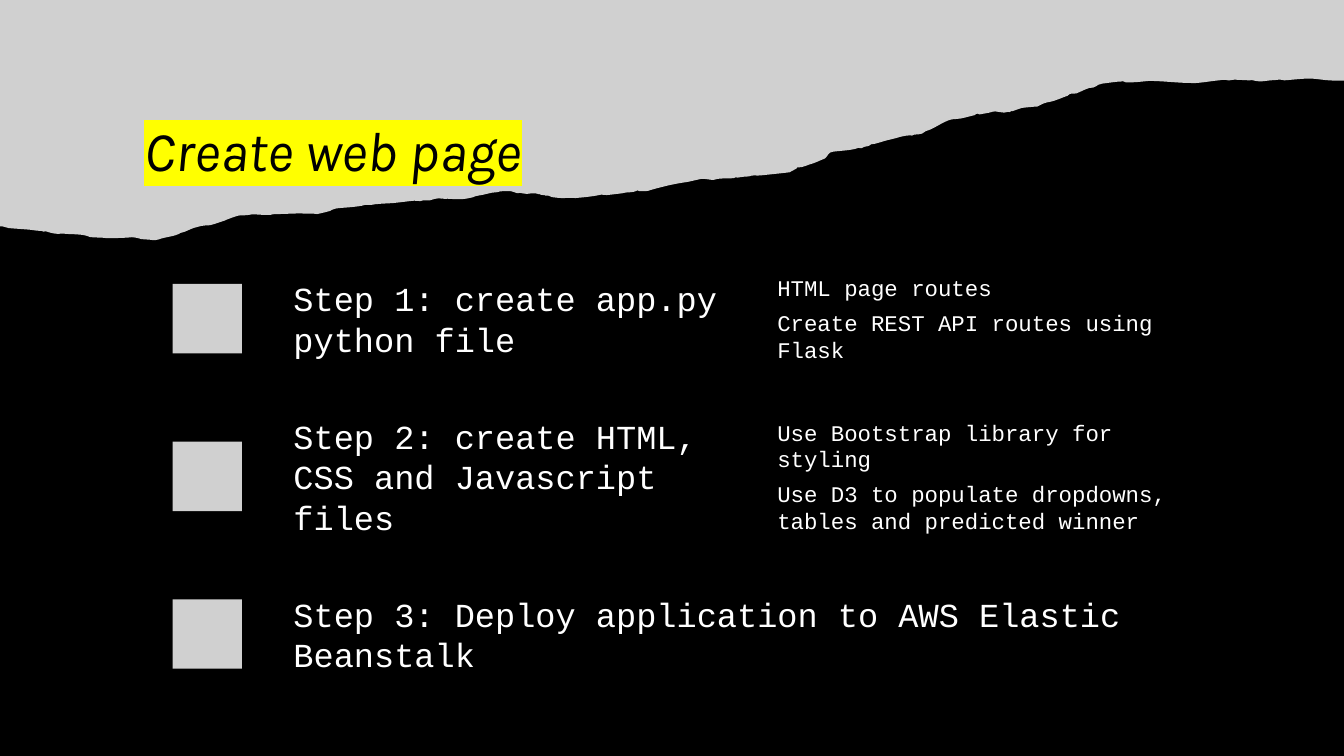
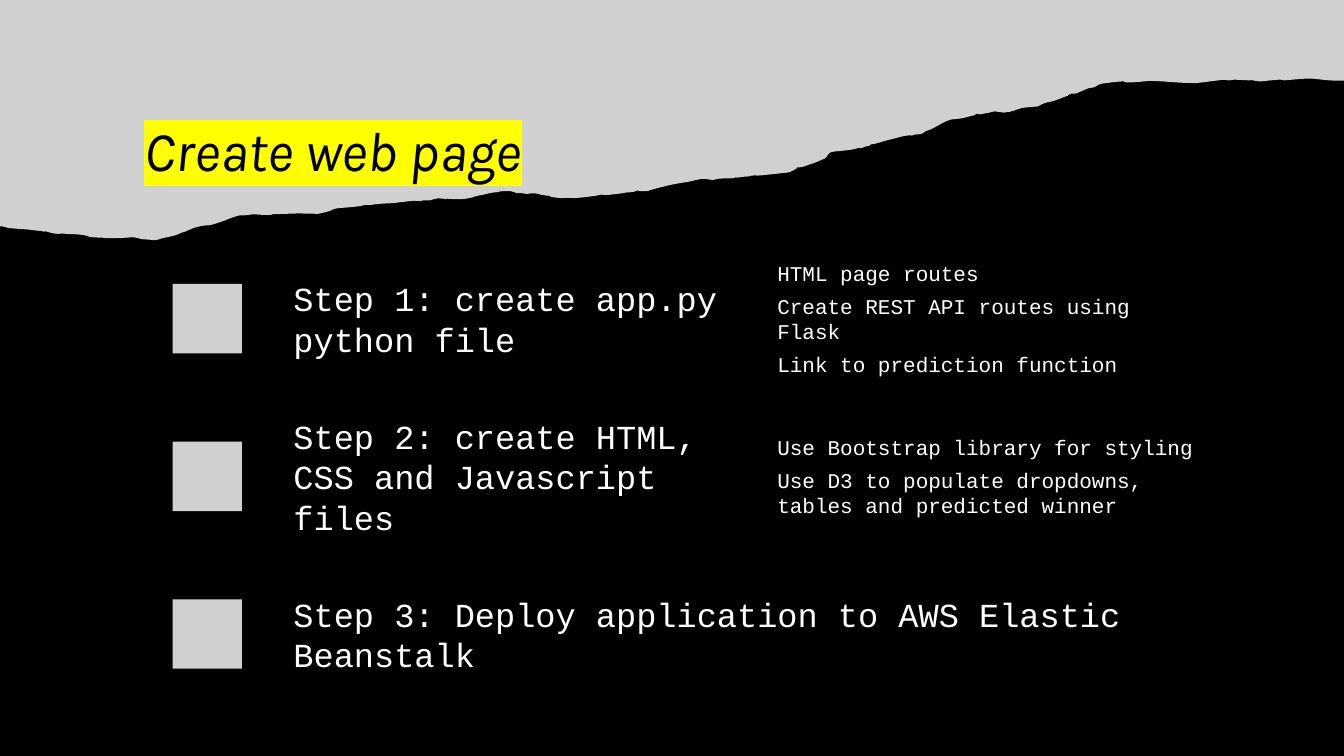
Before and after one commit to briginmis/ufc-sports-analytics, a slide deck: slide 9 of Project_3_Demo_Day.pptx. Drawn at 1344x756 pixels with LibreOffice and Linux fonts; fonts in the diff are those of the drawing; grey boxes stand for pictures. Boxes give left, top, right and bottom in pixels: in the first picture for what was removed or moved away, otherwise in the second. Text is boxed around its words. In the diff, an @@ line names an element or a change of style, - is before the commit and + after.

Commit message:
small change to powerpoint presentation

```diff
--- a/Project_3_Demo_Day.pptx
+++ b/Project_3_Demo_Day.pptx
@@ text at box(777, 267, 1130, 340): size 16 to 15 pt in "HTML page routes", "Create REST API routes using Flask" @@
@@ text at box(777, 357, 1117, 377): paragraph added @@
+Link to prediction function
@@ text "Use Bootstrap library for styling" at box(777, 440, 1193, 518): size 16 to 15 pt @@
```
